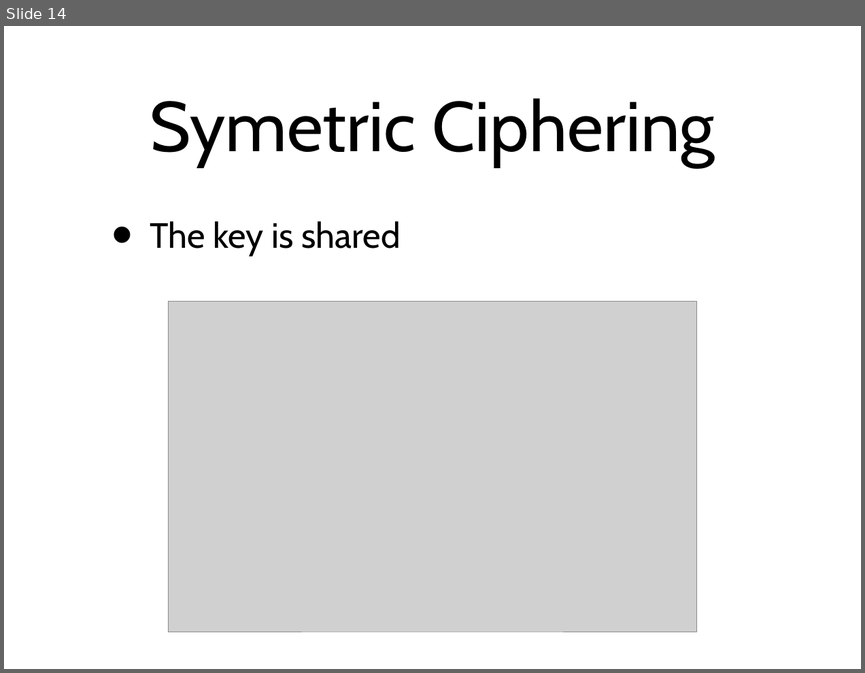
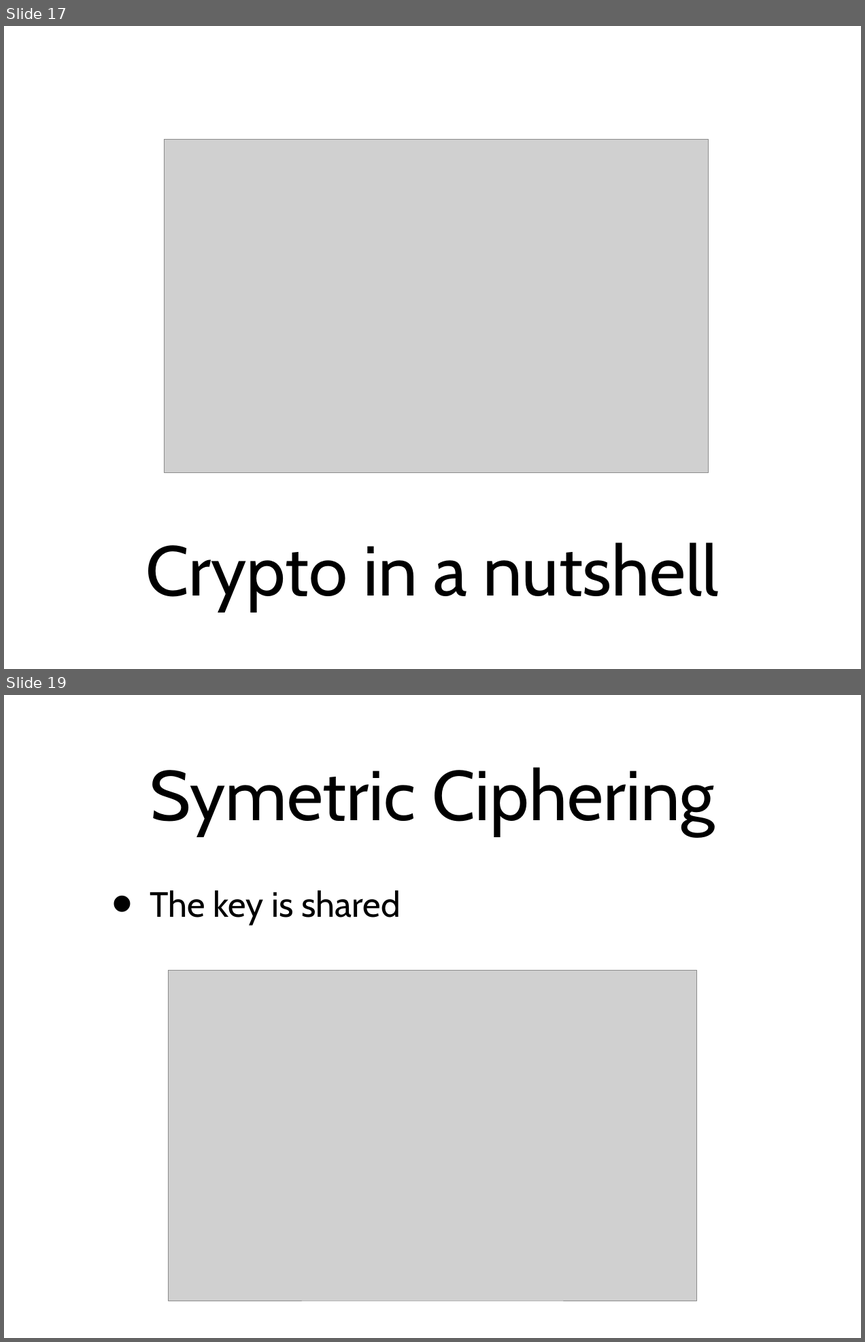
Before and after one commit to BetterCrypto/Applied-Crypto-Hardening, a slide deck: presentations/M3AWWG/draft_m3aawg.pptx. Shown one above the other, each under a label of ours: slide 14 before the commit, slides 17 and 19 after it; the slides between them are not shown. The pictures are 865x673 and 865x1342 pixels, drawn with LibreOffice and Linux fonts; fonts in the diff are those of the drawing; grey boxes stand for pictures. Boxes give left, top, right and bottom in pixels: in the first picture for what was removed or moved away, otherwise in the second. Text is boxed around its words. In the diff, an @@ line names an element or a change of style, - is before the commit and + after.

```diff
--- a/presentations/M3AWWG/draft_m3aawg.pptx
+++ b/presentations/M3AWWG/draft_m3aawg.pptx
@@ slide 17 added at [4, 26, 861, 669], background #FFFFFF @@
@@ picture added at [164, 140, 708, 472] @@
@@ title added at [146, 542, 719, 611], 84 pt, text #000000 @@
+Crypto in a nutshell
@@ what was slide 14 is now slide 19 @@
```
Also in this commit, not shown: 9 slides changed, 4 other slides added.
